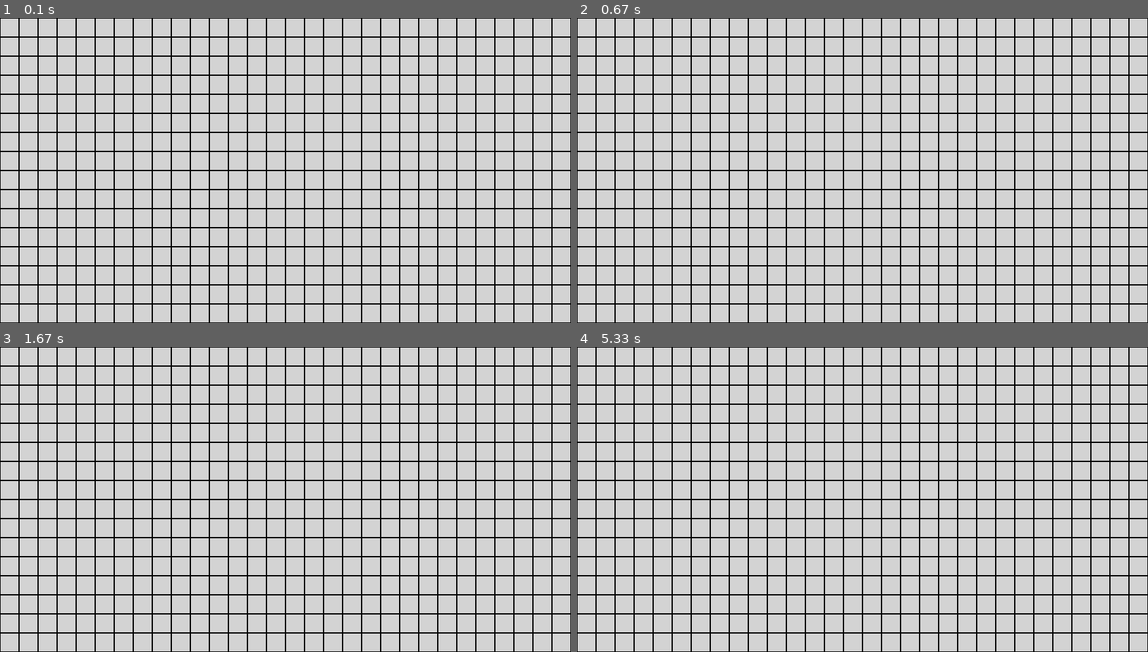
Above: before the commit, frames 1-4 (two rows, left to right).
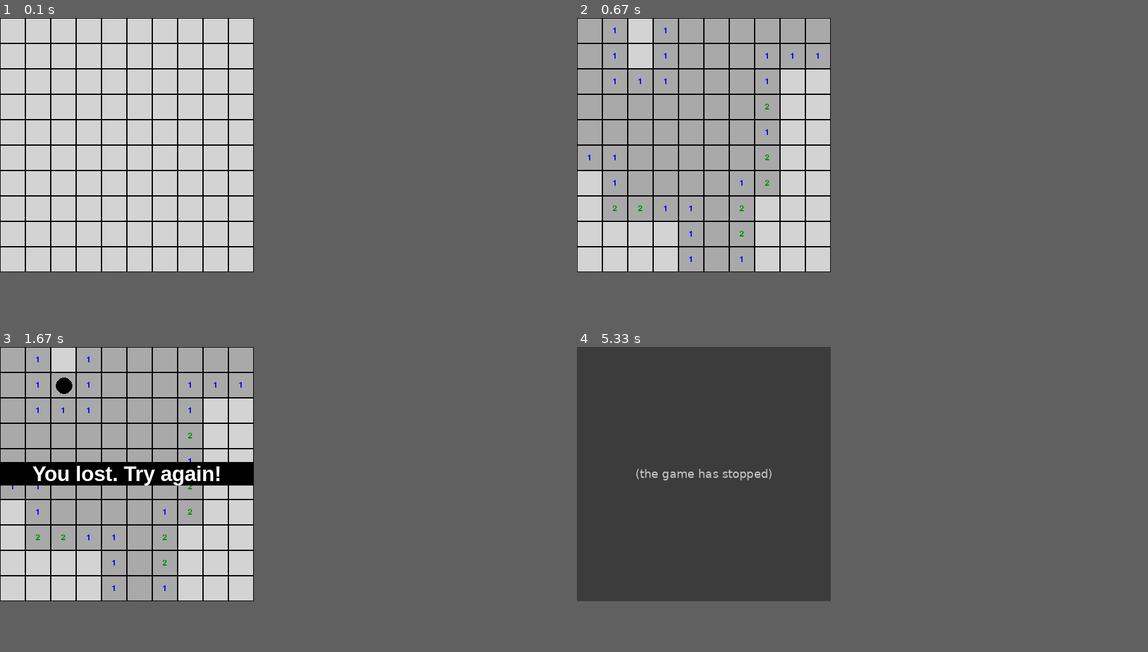
Above: after the commit, the same moments.

Repository: z-rayc/Minesweeper-Pygame
Game: pygame game, started from Minesweeper.py
Two runs of this game, one before a commit and one after it. Both use one fixed random seed, a clock stepped at 60 frames per second and the inputs below.
Inputs (mouse positions are in pixels of both pictures, inside the frame that each line leads up to):
- Up to frame 1 (0.1 s): no input
- Up to frame 2 (0.67 s): press the mouse at (702, 161) at 0.37 s; move the mouse to (674, 155) at 0.47 s; release the mouse at (645, 146) at 0.6 s
- Up to frame 3 (1.67 s): click (62, 380) at 1.22 s
- Up to frame 4 (5.33 s): no input
In our replay, the window is 900x480 before the commit and 400x400 after it. These sizes can differ from the game's own. Grey fills any space a smaller window leaves; there, only what the larger window draws over its background counts as a difference.

The runs differ from the first frame. In frame 1, 14% of the frame differs, in the area x 0-100%, y 0-100%; in frame 2, 34%; in frame 3, 35%; in frame 4, 45%.
After the commit the program exited at 5.23 s; later frames show no game.

Commit message:
Update Minesweeper.py

Diff:
--- a/Minesweeper.py
+++ b/Minesweeper.py
@@ -1,78 +1,269 @@
 import pygame
 import random
+# This uses Python 3.8.5 64-bit
 
 pygame.init()
 
-X_TILES = 30
-Y_TILES = 16
-TILE_SIZE = 30
-WIDTH = round(X_TILES * TILE_SIZE)
-HEIGHT = round(Y_TILES * TILE_SIZE)
+X_TILES = 10
+Y_TILES = 10
+TILE_SIZE = 40
+WIDTH = X_TILES * TILE_SIZE
+HEIGHT = Y_TILES * TILE_SIZE
 TOTAL_MINES = 10
 
-NUM_FONT = pygame.font.SysFont('arial', 20)
+SAFE_TILES = X_TILES * Y_TILES - TOTAL_MINES
+OPENED_TILES = 0
+
+NUM_FONT = pygame.font.SysFont('ebrima', 20)
 NUM_COLORS = {1: "blue", 2: "green4", 3: "red", 4: "dodgerblue4", 5: "firebrick4", 6: "cyan4", 7: "black", 8: "grey"}
+TEXT_FONT = pygame.font.SysFont('arialblack', 30)
+TEXT_COLOR = "white"
+
 BG_COLOR = "white"
-RECT_COLOR = "lightgrey"
+TILE_COLOR = "lightgrey"
 BORDER_COLOR = "black"
-CLICKED_RECT_COLOR = "darkgray"
+OPEN_TILE_COLOR = "darkgray"
 FLAG_COLOR = "deeppink4"
-BOMB_COLOR = "black"
+MINE_COLOR = "black"
 
 window = pygame.display.set_mode((WIDTH, HEIGHT))
 pygame.display.set_caption("Minesweeper")
 
 def get_grid_pos(mouse_pos):
-    """ Get the grid column and row of the current tile
-    the player has clicked. """
+    """ Get the grid column and row of the current
+    tile the player has clicked. """
     mouse_x, mouse_y = mouse_pos
     col = int(mouse_x // TILE_SIZE)
     row = int(mouse_y // TILE_SIZE)
 
     return col, row
 
-def makeGrid(col, row):
+def make_grid(col, row):
     """ Make a 2D grid with column and rows. """
     return [[Tile(i*TILE_SIZE, j*TILE_SIZE) for j in range(row)] for i in range(col)]
 
-def drawGrid(grid):
+def draw_grid(grid):
     """ Draw the tiles of the grid. """
     for col in range(0, X_TILES):
         for row in range(0, Y_TILES):
             tile = grid[col][row]
             tile.drawTile()
 
+def get_neighbours(grid, tile):
+    """ Get all neighbours of the given tile. """
+    neighbours = []
+
+    points = [[-1, -1], # Top left
+              [-1, 0],  # Top center
+              [-1, 1],  # Top right
+              [0, -1],  # Middle left
+              [0, 1],   # Middle right
+              [1, -1],  # Bottom left
+              [1, 0],   # Bottom center
+              [1, 1]]   # Bottom right
+
+    for i in range(0, len(points)):
+        # The relative col and row positions of a neighbouring tile
+        d_x = points[i][0]
+        d_y = points[i][1]
+
+        # The absolute col and row positions of a neighbouring tile
+        grid_x = (tile.x_pos // TILE_SIZE) + d_x
+        grid_y = (tile.y_pos // TILE_SIZE) + d_y
+
+        # Check if the new positions are within the grid
+        if (grid_x >= 0 and grid_x < X_TILES) and (grid_y >= 0 and grid_y < Y_TILES):
+            neighbours.append(grid[grid_x][grid_y])
+
+    return neighbours
+
+def get_all_tiles(grid):
+    """ Get all the tiles of the grid. """
+    tiles = []
+
+    for col in range(0, X_TILES):
+        for row in range(0, Y_TILES):
+            tiles.append(grid[col][row])
+
+    return tiles
+
+def generate_mines(grid, tile):
+    """ Place mines randomly on tiles other than
+    the given tile, and its neighbours. """
+    tiles = get_all_tiles(grid)
+
+    # Remove given tile and its neighbours
+    tiles.remove(tile)
+    neighbours = get_neighbours(grid, tile)
+    for i in range(0, len(neighbours)):
+        tiles.remove(neighbours[i])
+
+    unplaced_mines = TOTAL_MINES
+
+    while unplaced_mines != 0:
+        num = random.randrange(0, len(tiles))
+
+        if tiles[num].has_mine == False:
+            tiles[num].has_mine = True
+            unplaced_mines -= 1
+
+def get_nearby_mines(grid, tile):
+    """ Get the amount of mines from
+    the given tile's neighbours. """
+    neighbours = get_neighbours(grid, tile)
+    nearby_mines = 0
+
+    for i in range(0, len(neighbours)):
+        if neighbours[i].has_mine == True:
+            nearby_mines += 1
+
+    return nearby_mines
+
+def set_nearby_mines(grid):
+    """ Set the number of nearby mines
+    for all the tiles in the grid. """
+    for col in range (0, X_TILES):
+        for row in range (0, Y_TILES):
+            tile = grid[col][row]
+            nearby_mines = get_nearby_mines(grid, tile)
+            tile.nearby_mines = nearby_mines
+
+def get_unopened_neighbours(grid, tile):
+    """ Get allt the tile's neighbours which
+    are not opened. """
+    return list(filter(lambda x: (x.is_open == False), get_neighbours(grid, tile)))
+
+def open_neighbour_tiles(grid, tile):
+    """ Open the tile's neighbouring tiles. """
+    neighbours = get_unopened_neighbours(grid, tile)
+
+    for i in range(0, len(neighbours)):
+        current_tile = neighbours[i]
+
+        if current_tile.is_open == False and current_tile.is_flagged == False:
+            current_tile.openTile()
+            global OPENED_TILES
+            OPENED_TILES += 1
+
+        if current_tile.nearby_mines == 0:
+            open_neighbour_tiles(grid, current_tile)
+
+def draw_center_text(text):
+    """ Draw some text in the center of the window. """
+    text = TEXT_FONT.render(text, 1, TEXT_COLOR)
+    pygame.draw.rect(window, BORDER_COLOR, (0, Y_TILES*TILE_SIZE/2 - text.get_height()/2, X_TILES*TILE_SIZE, text.get_height()))
+    window.blit(text, (X_TILES*TILE_SIZE/2 - text.get_width()/2, Y_TILES*TILE_SIZE/2 - text.get_height()/2))
+    pygame.display.update()
+
 def main():
     """ Runs the game. """
-    run = True
+    is_running = True
+    has_first_click = True
 
     window.fill(BG_COLOR)
-    grid = makeGrid(X_TILES, Y_TILES)
-    drawGrid(grid)
-
-    while run:
+    grid = make_grid(X_TILES, Y_TILES)
+    draw_grid(grid)
+
+    while is_running:
         pygame.display.update()
 
         for event in pygame.event.get():
             if event.type == pygame.QUIT:
-                run = False
+                is_running = False
                 break
+
+            if event.type == pygame.KEYUP:
+                if event.key == pygame.K_SPACE: # Space-bar is let up
+                    col, row = get_grid_pos(pygame.mouse.get_pos())
+                    marked_tile = grid[col][row]
+
+                    if marked_tile.is_open == False:
+                        marked_tile.toggle_flag()
+                    # else:
+                        # TODO: If nearbyFlags == nearbyBombs, open neighbouring tiles
+
+            if event.type == pygame.MOUSEBUTTONDOWN:
+                mouse_pressed = pygame.mouse.get_pressed()
+                col, row = get_grid_pos(pygame.mouse.get_pos())
+
+                if col >= X_TILES or row >= Y_TILES:
+                    continue
+
+                clicked_tile = grid[col][row]
+
+                if mouse_pressed[0]: # Right click
+                    if has_first_click == True:
+                        generate_mines(grid, clicked_tile)
+                        set_nearby_mines(grid)
+
+                    # TODO: If mine, is_defeated = true, and reveal all mines
+
+                    if clicked_tile.is_open == False and clicked_tile.is_flagged == False:
+                        clicked_tile.openTile()
+                        global OPENED_TILES
+                        OPENED_TILES += 1
+
+                        if clicked_tile.has_mine == True:
+                            draw_center_text("You lost. Try again!")
+                            pygame.time.delay(4000)
+                            is_running = False
+
+                        if clicked_tile.nearby_mines == 0 and clicked_tile.has_mine == False:
+                            open_neighbour_tiles(grid, clicked_tile)
+
+                    has_first_click = False
+
+                elif mouse_pressed[2]: # Left click
+                    if clicked_tile.is_open == False:
+                        clicked_tile.toggle_flag()
+
+            if OPENED_TILES == SAFE_TILES:
+                # TODO: Reset the board and start a new game
+                draw_center_text("Congrats, you win!")
+                pygame.time.delay(4000)
+                is_running = False
+
     pygame.quit()
 
 class Tile:
-    def __init__(self, xPos, yPos) -> None:
+    def __init__(self, x_pos, y_pos) -> None:
         """ Initialise the values of the tile """
-        self.xPos = xPos
-        self.yPos = yPos
-        self.isOpen = False
-        self.isFlagged = False
-        self.hasMine = False
-        self.nearbyMines = 0
+        self.x_pos = x_pos
+        self.y_pos = y_pos
+        self.is_open = False
+        self.is_flagged = False
+        self.has_mine = False
+        self.nearby_mines = 0
 
     def drawTile(self):
         """ Draw the tile onto the window. """
-        pygame.draw.rect(window, RECT_COLOR, (self.xPos, self.yPos, TILE_SIZE, TILE_SIZE))
-        pygame.draw.rect(window, BORDER_COLOR, (self.xPos, self.yPos, TILE_SIZE, TILE_SIZE), 1)
+        pygame.draw.rect(window, TILE_COLOR, (self.x_pos, self.y_pos, TILE_SIZE, TILE_SIZE))
+        pygame.draw.rect(window, BORDER_COLOR, (self.x_pos, self.y_pos, TILE_SIZE, TILE_SIZE), 1)
+
+    def openTile(self):
+        """ Draw the open tile onto the window. """
+        self.is_open = True
+
+        pygame.draw.rect(window, OPEN_TILE_COLOR, (self.x_pos, self.y_pos, TILE_SIZE, TILE_SIZE))
+        pygame.draw.rect(window, BORDER_COLOR, (self.x_pos, self.y_pos, TILE_SIZE, TILE_SIZE), 1)
+
+        if self.has_mine == True:
+            pygame.draw.circle(window, MINE_COLOR, (self.x_pos + TILE_SIZE/2+1, self.y_pos + TILE_SIZE/2+1), TILE_SIZE/3)
+        elif self.nearby_mines > 0:
+            text = NUM_FONT.render(str(self.nearby_mines), 1, NUM_COLORS[self.nearby_mines])
+            window.blit(text, (self.x_pos + (TILE_SIZE/2 - text.get_width()/2), self.y_pos + (TILE_SIZE/2 - text.get_height()/2)))
+
+
+    def toggle_flag(self):
+        """ Toggle the flag. Remove the flag if it
+        the tile is flagged, and add the flag if the
+        tile is not flagged. """
+        self.is_flagged = not self.is_flagged
+
+        if self.is_flagged == False:
+            self.drawTile()
+        else:
+            pygame.draw.polygon(window, FLAG_COLOR, ((self.x_pos + TILE_SIZE/5, self.y_pos + TILE_SIZE/5), (self.x_pos + TILE_SIZE/5, self.y_pos + TILE_SIZE - TILE_SIZE/5), (self.x_pos + TILE_SIZE - TILE_SIZE/5, self.y_pos + TILE_SIZE/2)))
 
 if __name__ == "__main__":
     main()
